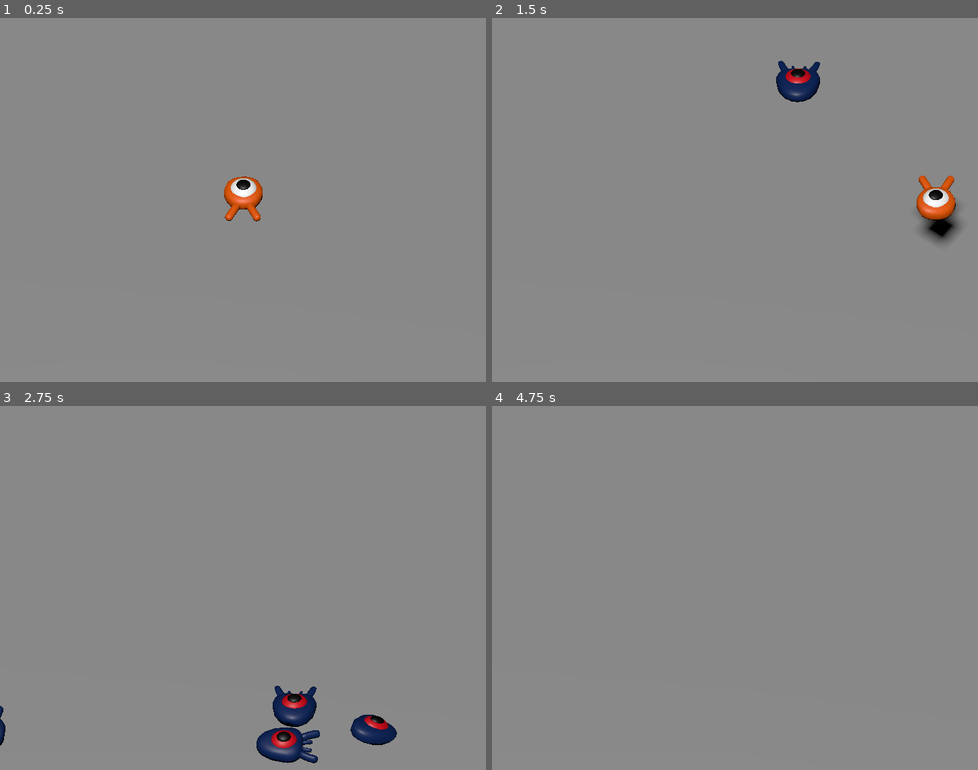
Above: before the commit, frames 1-4 (two rows, left to right).
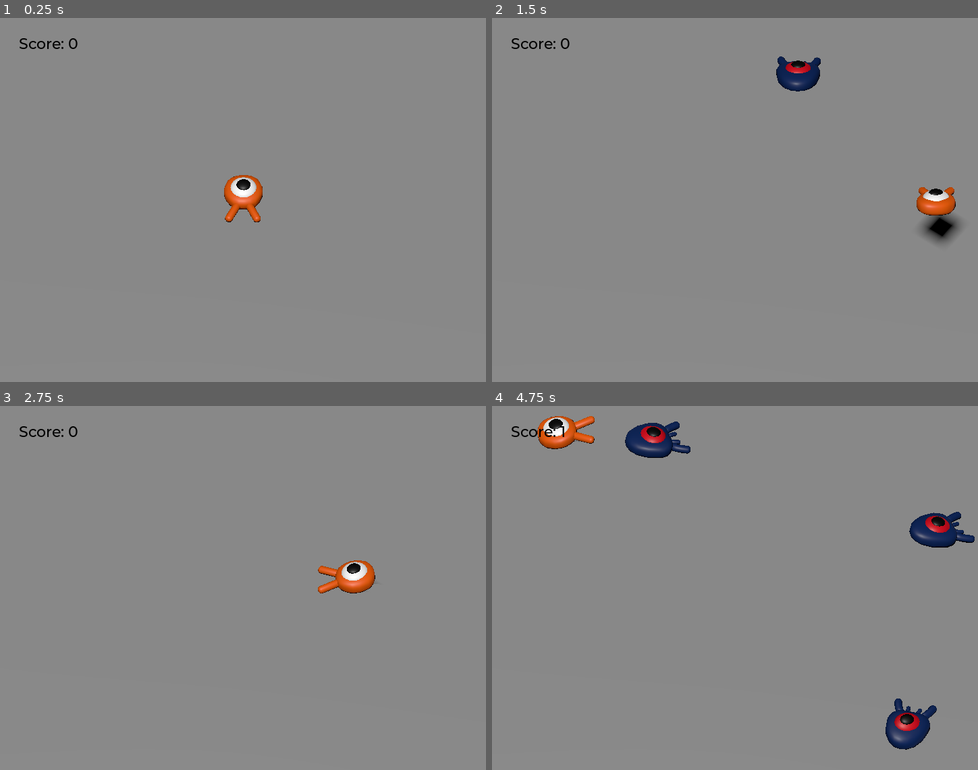
Above: after the commit, the same moments.

Repository: benjajTempini/primer-juego-3d
Game: Godot game, scene res://scenes/main.tscn
Same seed, same stepped clock (60 frames per second), same inputs: the game is played once before the commit and once after it.
Inputs:
- Up to frame 1 (0.25 s): no input
- Up to frame 2 (1.5 s): tap Enter (ui_accept) at 0.5 s; hold D (move_right) 0.53-1.28 s; hold Enter (ui_accept) 0.53-1.28 s; tap Space (jump) at 0.77, 0.8, 1.07, 1.35 s; hold S (move_back) from 1.28 s (still down)
- Up to frame 3 (2.75 s): tap Space (jump) at 1.52, 1.82, 2.3 s; tap Enter (ui_accept) at 1.55 s; release S (move_back) at 2.03 s; hold D (move_right) from 2.03 s (still down); hold Enter (ui_accept) from 2.03 s (still down)
- Up to frame 4 (4.75 s): release D (move_right) at 2.78 s; release Enter (ui_accept) at 2.78 s; hold W (move_forward) 2.78-3.53 s; tap Enter (ui_accept) at 2.85, 4.35 s; tap Space (jump) at 3.02, 3.32, 3.6, 3.77, 4.07, 4.52 s; hold A (move_left) from 3.53 s (still down)

The runs differ from the first frame. In frame 1, 0.3% of the frame differs, in the area x 4-55%, y 5-57%; in frame 2, 1.3%; in frame 3, 3.3%; in frame 4, 3.5%, in the area x 4-100%, y 2-95%.

Commit message:
ready game

Diff:
--- a/mob.tscn
+++ b/mob.tscn
@@ -1,10 +1,72 @@
-[gd_scene load_steps=4 format=3 uid="uid://c5ge800ypj6or"]
+[gd_scene load_steps=7 format=3 uid="uid://c5ge800ypj6or"]
 
 [ext_resource type="Script" uid="uid://v6rxje4ackjg" path="res://scripts/mob.gd" id="1_nokgg"]
 [ext_resource type="PackedScene" uid="uid://c5qhp3dse4unp" path="res://assets/models/mob.glb" id="2_ubaqv"]
 
 [sub_resource type="BoxShape3D" id="BoxShape3D_p11y5"]
 size = Vector3(2.2436523, 1.1793213, 2.9022217)
+
+[sub_resource type="Animation" id="Animation_nokgg"]
+resource_name = "flotar"
+length = 1.2
+loop_mode = 1
+tracks/0/type = "value"
+tracks/0/imported = false
+tracks/0/enabled = true
+tracks/0/path = NodePath("Pivot/Character:position")
+tracks/0/interp = 1
+tracks/0/loop_wrap = true
+tracks/0/keys = {
+"times": PackedFloat32Array(0.3, 0.7, 1.2),
+"transitions": PackedFloat32Array(0.40612614, 2.0705302, 1),
+"update": 0,
+"values": [Vector3(0, 0, 0), Vector3(0, 0.65, 0), Vector3(0, 0.35, 0)]
+}
+tracks/1/type = "value"
+tracks/1/imported = false
+tracks/1/enabled = true
+tracks/1/path = NodePath("Pivot/Character:rotation")
+tracks/1/interp = 1
+tracks/1/loop_wrap = true
+tracks/1/keys = {
+"times": PackedFloat32Array(0.06666667, 0.5, 1.2),
+"transitions": PackedFloat32Array(0.40612614, 0.43527538, 1),
+"update": 0,
+"values": [Vector3(0, 0, 0), Vector3(0.13962634, 0, 0), Vector3(-0.15707964, 0, 0)]
+}
+
+[sub_resource type="Animation" id="Animation_ubaqv"]
+length = 0.001
+tracks/0/type = "value"
+tracks/0/imported = false
+tracks/0/enabled = true
+tracks/0/path = NodePath("Pivot/Character:position")
+tracks/0/interp = 1
+tracks/0/loop_wrap = true
+tracks/0/keys = {
+"times": PackedFloat32Array(0),
+"transitions": PackedFloat32Array(1),
+"update": 0,
+"values": [Vector3(0, 0, 0)]
+}
+tracks/1/type = "value"
+tracks/1/imported = false
+tracks/1/enabled = true
+tracks/1/path = NodePath("Pivot/Character:rotation")
+tracks/1/interp = 1
+tracks/1/loop_wrap = true
+tracks/1/keys = {
+"times": PackedFloat32Array(0),
+"transitions": PackedFloat32Array(1),
+"update": 0,
+"values": [Vector3(0, 0, 0)]
+}
+
+[sub_resource type="AnimationLibrary" id="AnimationLibrary_p11y5"]
+_data = {
+&"RESET": SubResource("Animation_ubaqv"),
+&"flotar": SubResource("Animation_nokgg")
+}
 
 [node name="Mob" type="CharacterBody3D" groups=["mob"]]
 collision_layer = 2
@@ -22,4 +84,10 @@
 [node name="VisibleOnScreenNotifier3D" type="VisibleOnScreenNotifier3D" parent="."]
 aabb = AABB(-1.23, -0.285, -1.62, 2.445, 1.195, 3.723)
 
+[node name="AnimationPlayer" type="AnimationPlayer" parent="."]
+libraries = {
+&"": SubResource("AnimationLibrary_p11y5")
+}
+autoplay = "flotar"
+
 [connection signal="screen_exited" from="VisibleOnScreenNotifier3D" to="." method="_on_visible_on_screen_notifier_3d_screen_exited"]
--- a/player.tscn
+++ b/player.tscn
@@ -9,6 +9,68 @@
 [sub_resource type="CylinderShape3D" id="CylinderShape3D_onrkg"]
 height = 0.37219238
 radius = 1.0649414
+
+[sub_resource type="Animation" id="Animation_onrkg"]
+resource_name = "flotar"
+length = 1.2
+loop_mode = 1
+tracks/0/type = "value"
+tracks/0/imported = false
+tracks/0/enabled = true
+tracks/0/path = NodePath("Pivot/Character:position")
+tracks/0/interp = 1
+tracks/0/loop_wrap = true
+tracks/0/keys = {
+"times": PackedFloat32Array(0.3, 0.7, 1.2),
+"transitions": PackedFloat32Array(0.4204483, 2.0705302, 1),
+"update": 0,
+"values": [Vector3(0.0039806366, 0, 0), Vector3(0.004, 0.65, 0), Vector3(0.004, 0.35, 0)]
+}
+tracks/1/type = "value"
+tracks/1/imported = false
+tracks/1/enabled = true
+tracks/1/path = NodePath("Pivot/Character:rotation")
+tracks/1/interp = 1
+tracks/1/loop_wrap = true
+tracks/1/keys = {
+"times": PackedFloat32Array(0.1, 0.5, 1.2),
+"transitions": PackedFloat32Array(0.4204483, 0.43527538, 1),
+"update": 0,
+"values": [Vector3(0, 0, 0), Vector3(0.13962634, 0, 0), Vector3(-0.15707964, 0, 0)]
+}
+
+[sub_resource type="Animation" id="Animation_i3pqv"]
+length = 0.001
+tracks/0/type = "value"
+tracks/0/imported = false
+tracks/0/enabled = true
+tracks/0/path = NodePath("Pivot/Character:position")
+tracks/0/interp = 1
+tracks/0/loop_wrap = true
+tracks/0/keys = {
+"times": PackedFloat32Array(0),
+"transitions": PackedFloat32Array(1),
+"update": 0,
+"values": [Vector3(0.0039806366, 0, 0)]
+}
+tracks/1/type = "value"
+tracks/1/imported = false
+tracks/1/enabled = true
+tracks/1/path = NodePath("Pivot/Character:rotation")
+tracks/1/interp = 1
+tracks/1/loop_wrap = true
+tracks/1/keys = {
+"times": PackedFloat32Array(0),
+"transitions": PackedFloat32Array(1),
+"update": 0,
+"values": [Vector3(0, 0, 0)]
+}
+
+[sub_resource type="AnimationLibrary" id="AnimationLibrary_hqtel"]
+_data = {
+&"RESET": SubResource("Animation_i3pqv"),
+&"flotar": SubResource("Animation_onrkg")
+}
 
 [node name="Player" type="CharacterBody3D"]
 script = ExtResource("1_onrkg")
@@ -32,4 +94,10 @@
 transform = Transform3D(1, 0, 0, 0, 1, 0, 0, 0, 1, 0, 0.8139038, 0)
 shape = SubResource("CylinderShape3D_onrkg")
 
+[node name="AnimationPlayer" type="AnimationPlayer" parent="."]
+libraries = {
+&"": SubResource("AnimationLibrary_hqtel")
+}
+autoplay = "flotar"
+
 [connection signal="body_entered" from="MobDetector" to="." method="_on_mob_detector_body_entered"]
--- a/project.godot
+++ b/project.godot
@@ -14,6 +14,10 @@
 run/main_scene="uid://53toshv2esdg"
 config/features=PackedStringArray("4.5", "Forward Plus")
 config/icon="res://icon.svg"
+
+[autoload]
+
+MusicPlayer="*res://scenes/music_player.tscn"
 
 [display]
 
--- a/scenes/main.tscn
+++ b/scenes/main.tscn
@@ -1,8 +1,10 @@
-[gd_scene load_steps=9 format=3 uid="uid://53toshv2esdg"]
+[gd_scene load_steps=12 format=3 uid="uid://53toshv2esdg"]
 
 [ext_resource type="Script" uid="uid://dk1urkffgi55o" path="res://scripts/main.gd" id="1_0wfyh"]
 [ext_resource type="PackedScene" uid="uid://ua37smnu4mc2" path="res://player.tscn" id="1_o5qli"]
 [ext_resource type="PackedScene" uid="uid://c5ge800ypj6or" path="res://mob.tscn" id="2_sugp2"]
+[ext_resource type="FontFile" uid="uid://cyxhh7ddkn62q" path="res://assets/fonts/Montserrat-Medium.ttf" id="4_tbgi4"]
+[ext_resource type="Script" uid="uid://dnynplr5t802r" path="res://scripts/score_label.gd" id="5_tefeu"]
 
 [sub_resource type="BoxShape3D" id="BoxShape3D_4xowi"]
 size = Vector3(60, 2, 60)
@@ -23,6 +25,10 @@
 "tilts": PackedFloat32Array(0, 0, 0, 0)
 }
 point_count = 4
+
+[sub_resource type="Theme" id="Theme_o6xl0"]
+default_font = ExtResource("4_tbgi4")
+default_font_size = 22
 
 [node name="Main" type="Node3D"]
 script = ExtResource("1_0wfyh")
@@ -79,11 +85,54 @@
 curve = SubResource("Curve3D_o5qli")
 
 [node name="SpawnLocation" type="PathFollow3D" parent="SpawnPath"]
-transform = Transform3D(-0.008968267, 0, -0.99995863, 0, 1, 0, 0.99995863, 0, -0.008968267, -15.057896, 0, -15.278064)
+transform = Transform3D(-0.008968265, 0, -0.99995846, 0, 1, 0, 0.99995846, 0, -0.008968265, -15.057896, 0, -15.278064)
 
 [node name="MobTimer" type="Timer" parent="."]
 wait_time = 0.5
 autostart = true
 
+[node name="UserInterface" type="Control" parent="."]
+layout_mode = 3
+anchors_preset = 15
+anchor_right = 1.0
+anchor_bottom = 1.0
+grow_horizontal = 2
+grow_vertical = 2
+theme = SubResource("Theme_o6xl0")
+
+[node name="ScoreLabel" type="Label" parent="UserInterface"]
+layout_mode = 0
+offset_left = 28.0
+offset_top = 24.0
+offset_right = 89.0
+offset_bottom = 47.0
+theme_override_colors/font_color = Color(0, 0, 0, 1)
+text = "Score: 0"
+script = ExtResource("5_tefeu")
+
+[node name="Retry" type="ColorRect" parent="UserInterface"]
+layout_mode = 1
+anchors_preset = 15
+anchor_right = 1.0
+anchor_bottom = 1.0
+grow_horizontal = 2
+grow_vertical = 2
+color = Color(0, 0, 0, 0.70980394)
+
+[node name="Label" type="Label" parent="UserInterface/Retry"]
+layout_mode = 1
+anchors_preset = 8
+anchor_left = 0.5
+anchor_top = 0.5
+anchor_right = 0.5
+anchor_bottom = 0.5
+offset_left = -20.0
+offset_top = -14.0
+offset_right = 20.0
+offset_bottom = 14.0
+grow_horizontal = 2
+grow_vertical = 2
+text = "Press Space to retry."
+
 [connection signal="hit" from="Player" to="." method="_on_player_hit"]
 [connection signal="timeout" from="MobTimer" to="." method="_on_mob_timer_timeout"]
--- /dev/null
+++ b/scenes/music_player.tscn
@@ -0,0 +1,7 @@
+[gd_scene load_steps=2 format=3 uid="uid://bk10ayl7kb2np"]
+
+[ext_resource type="AudioStream" uid="uid://6rggl5e8lne" path="res://assets/music/Yo-voy-_Slowed-Reverb_-_-Zion-_-Lennox-_Letra-Edit_-_-Vegito-y-Gogeta-_____-___.ogg" id="1_jxdhu"]
+
+[node name="MusicPlayer" type="AudioStreamPlayer"]
+stream = ExtResource("1_jxdhu")
+autoplay = true
--- a/scripts/main.gd
+++ b/scripts/main.gd
@@ -12,7 +12,17 @@
 	mob.initialize(mob_spawn_location.position, player_position)
 
 	add_child(mob)
+	mob.squashed.connect($UserInterface/ScoreLabel._on_mob_squashed.bind())
 
 
 func _on_player_hit():
 	$MobTimer.stop()
+	$UserInterface/Retry.show()
+
+func _ready():
+	$UserInterface/Retry.hide()
+
+func _unhandled_input(event):
+	if event.is_action_pressed("ui_accept") and $UserInterface/Retry.visible:
+		# This restarts the current scene.
+		get_tree().reload_current_scene()
--- a/scripts/mob.gd
+++ b/scripts/mob.gd
@@ -1,23 +1,38 @@
 extends CharacterBody3D
-signal squashed
 
+# Minimum speed of the mob in meters per second.
 @export var min_speed = 10
+# Maximum speed of the mob in meters per second.
 @export var max_speed = 18
 
-func initialize(start_position, player_position):
-	look_at_from_position(start_position, player_position, Vector3.UP)
-	rotate_y(randf_range(-PI / 4, PI / 4))
-
-	var random_speed = randi_range(min_speed, max_speed)
-	velocity = Vector3.FORWARD * random_speed
-	velocity = velocity.rotated(Vector3.UP, rotation.y)
+# Emitted when the player jumped on the mob
+signal squashed
 
 func _physics_process(_delta):
 	move_and_slide()
+
+# This function will be called from the Main scene.
+func initialize(start_position, player_position):
+	# We position the mob by placing it at start_position
+	# and rotate it towards player_position, so it looks at the player.
+	look_at_from_position(start_position, player_position, Vector3.UP)
+	# Rotate this mob randomly within range of -45 and +45 degrees,
+	# so that it doesn't move directly towards the player.
+	rotate_y(randf_range(-PI / 4, PI / 4))
+
+	# We calculate a random speed (integer)
+	var random_speed = randi_range(min_speed, max_speed)
+	# We calculate a forward velocity that represents the speed.
+	velocity = Vector3.FORWARD * random_speed
+	# We then rotate the velocity vector based on the mob's Y rotation
+	# in order to move in the direction the mob is looking.
+	velocity = velocity.rotated(Vector3.UP, rotation.y)
+
+	$AnimationPlayer.speed_scale = random_speed / min_speed
 
 func _on_visible_on_screen_notifier_3d_screen_exited():
 	queue_free()
 
 func squash():
 	squashed.emit()
-	queue_free()
+	queue_free() # Destroy this node
--- a/scripts/player.gd
+++ b/scripts/player.gd
@@ -30,6 +30,8 @@
 		direction = direction.normalized()
 		# Setting the basis property will affect the rotation of the node.
 		$Pivot.basis = Basis.looking_at(direction)
+	else:
+		$AnimationPlayer.speed_scale = 1
 
 	# Ground Velocity
 	target_velocity.x = direction.x * speed
@@ -55,6 +57,9 @@
 
 	move_and_slide()
 
+	$Pivot.rotation.x = PI / 6 * velocity.y / jump_impulse
+
+
 func die():
 	hit.emit()
 	queue_free()
--- /dev/null
+++ b/scripts/score_label.gd
@@ -0,0 +1,7 @@
+extends Label
+
+var score = 0
+
+func _on_mob_squashed():
+	score += 1
+	text = "Score: %s" % score
Not shown, added: assets/music/Yo-voy-_Slowed-Reverb_-_-Zion-_-Lennox-_Letra-Edit_-_-Vegito-y-Gogeta-_____-___.ogg.import
Not shown: 1 places in player.tscn that only renumber resources
Not shown, added: scripts/score_label.gd.uid
Not shown, added: assets/music/Yo-voy-_Slowed-Reverb_-_-Zion-_-Lennox-_Letra-Edit_-_-Vegito-y-Gogeta-_____-___.ogg
